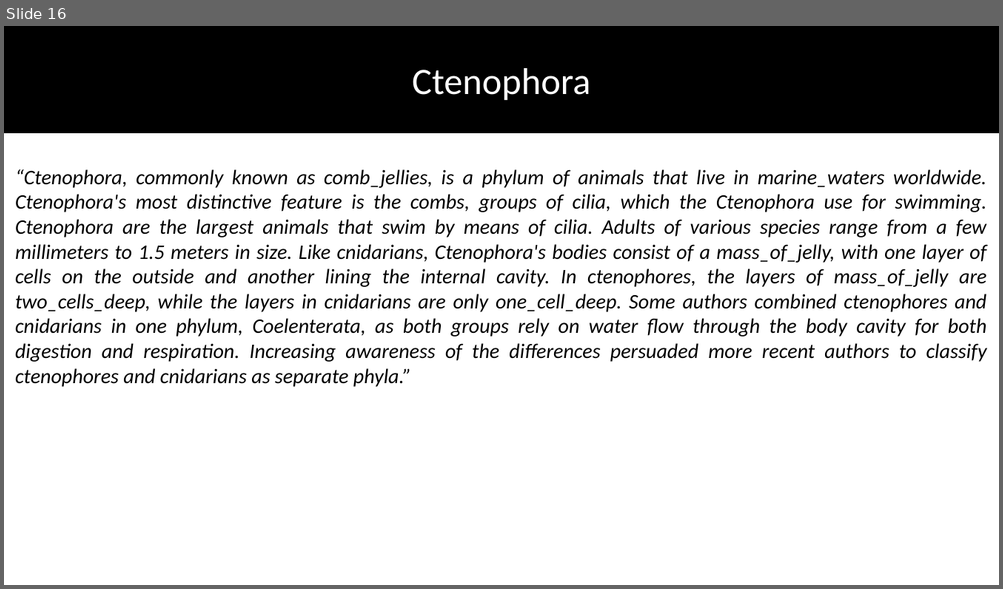
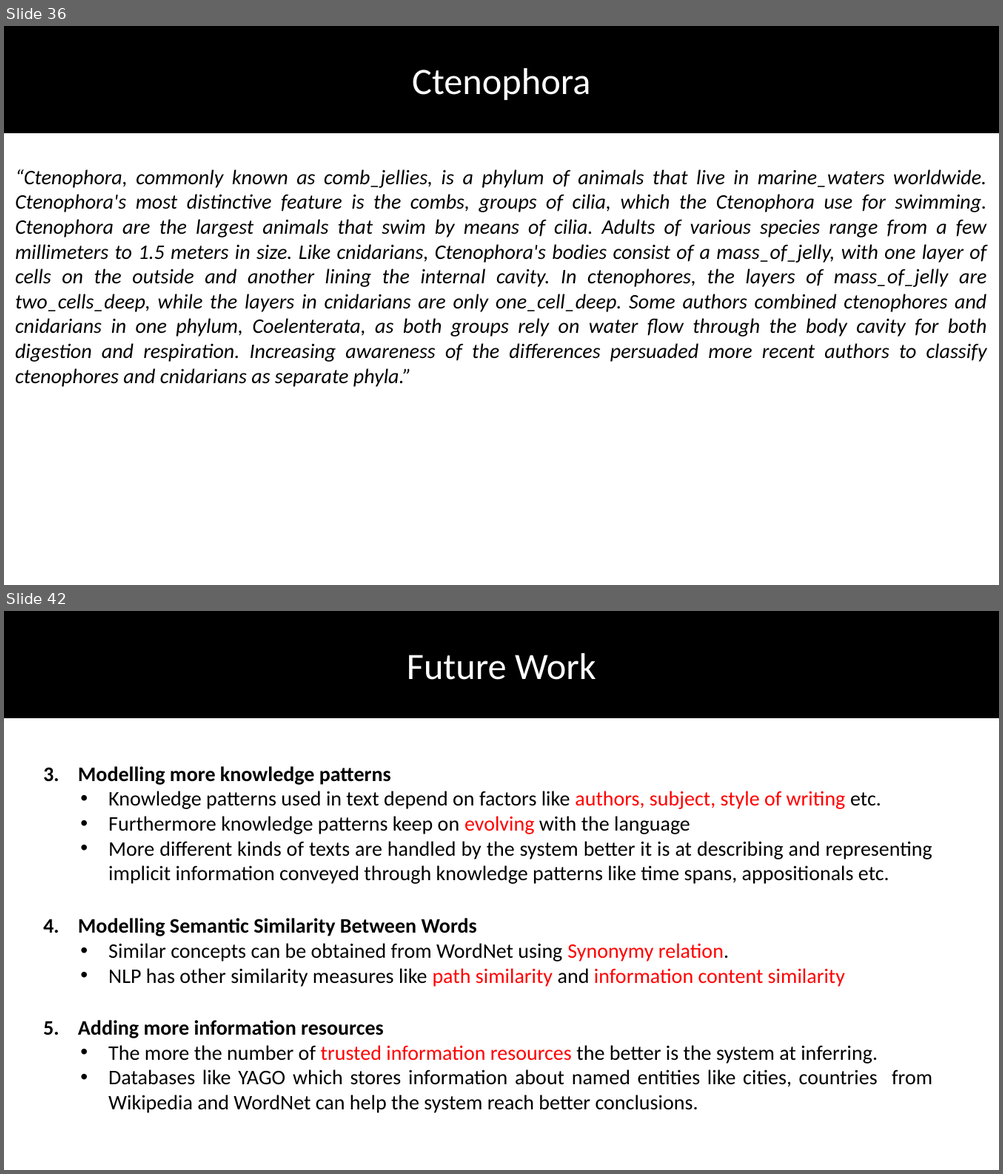
Before and after one commit to DhruvaPendharkar/thesis-project, a slide deck: Notes/ThesisPresentation.pptx. Shown one above the other, each under a label of ours: slide 16 before the commit, slides 36 and 42 after it; the slides between them are not shown. The pictures are 1003x589 and 1003x1174 pixels, drawn with LibreOffice and Linux fonts; fonts in the diff are those of the drawing. Boxes give left, top, right and bottom in pixels: in the first picture for what was removed or moved away, otherwise in the second. Text is boxed around its words. In the diff, an @@ line names an element or a change of style, - is before the commit and + after.

Commit message:
Adding Future Work and Contributions

```diff
--- a/Notes/ThesisPresentation.pptx
+++ b/Notes/ThesisPresentation.pptx
@@ slide 42 added at bbox=[4, 611, 999, 1170], background #FFFFFF @@
@@ rectangle added at bbox=[4, 611, 999, 718], fill #000000, outline #000000 1 pt @@
@@ text added at bbox=[407, 653, 596, 680], 36 pt, text #FFFFFF @@
+Future Work
@@ text added at bbox=[43, 766, 932, 884], 20 pt, text #000000 @@
+3. Modelling more knowledge patterns
+  • Knowledge patterns used in text depend on factors like authors, subject, style of writing etc.
+  • Furthermore knowledge patterns keep on evolving with the language
+  • More different kinds of texts are handled by the system better it is at describing and representing implicit information conveyed through knowledge patterns like time spans, appositionals etc.
@@ text added at bbox=[43, 918, 845, 987], 20 pt, text #000000 @@
+4. Modelling Semantic Similarity Between Words
+  • Similar concepts can be obtained from WordNet using Synonymy relation.
+  • NLP has other similarity measures like path similarity and information content similarity
@@ text added at bbox=[43, 1020, 932, 1113], 20 pt, text #000000 @@
+5. Adding more information resources
+  • The more the number of trusted information resources the better is the system at inferring.
+  • Databases like YAGO which stores information about named entities like cities, countries from Wikipedia and WordNet can help the system reach better conclusions.
@@ what was slide 16 is now slide 36 @@
```
Also in this commit, not shown: 2 slides changed, 12 other slides added.
